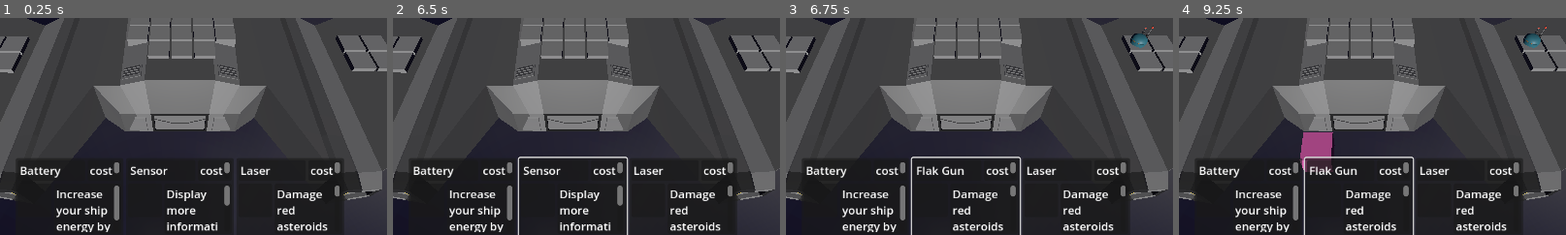
Above: before the commit, frames 1-4 (left to right).
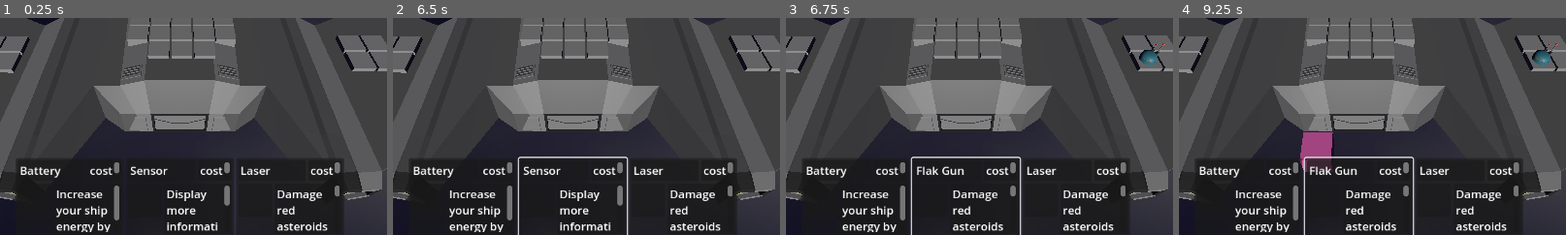
Above: after the commit, the same moments.

Repository: Xwilarg/LudumDare54
Game: Godot game, scene res://Scenes/Main.tscn
The game is run twice, just before and just after one commit, with the same random seed, the same clock (stepped at 60 frames per second) and the same inputs. Video files are missing from this copy of the repository; at most half a second of black plays in their place.
Inputs (mouse positions are % of the whole screen's width and height, from its top left):
- Up to frame 1 (0.25 s): no input
- Up to frame 2 (6.5 s): click (36, 85) at 0.52 s; click (36, 85) at 1.27 s; click (36, 85) at 2.02 s; tap Enter at 2.75, 4.25, 5.75 s; move the mouse to (45, 70) at 2.77 s; click (45, 70) at 2.92 s; tap Space at 3.5, 5 s; move the mouse to (80, 65) at 3.52 s; click (80, 65) at 3.67 s; move the mouse to (20, 35) at 4.27 s; click (20, 35) at 4.42 s; move the mouse to (55, 50) at 5.02 s; click (55, 50) at 5.17 s; move the mouse to (35, 25) at 5.77 s; click (35, 25) at 5.92 s
- Up to frame 3 (6.75 s): tap Space at 6.5 s; move the mouse to (72, 45) at 6.52 s; click (72, 45) at 6.67 s
- Up to frame 4 (9.25 s): move the mouse to (30, 55) at 7.27 s; click (30, 55) at 7.42 s; move the mouse to (60, 28) at 8.02 s; click (60, 28) at 8.17 s; move the mouse to (45, 70) at 8.77 s; click (45, 70) at 8.92 s
The pictures show only the part of the screen within x 27-77%, y 38-88%; the shares and areas given below are measured in that part.

Frames 1-2 are identical in both runs. In frame 3, 0.6% of the frame differs, in the area x 88-98%, y 3-22%; in frame 4, 0.6%.
Error in both runs: Invalid access to property or key 'current_weather' on a base object of type 'Nil'. (res://Scripts/GameManager.gd:40)

Commit message:
Fix grid registering issue

Diff:
--- a/Scripts/GameManager.gd
+++ b/Scripts/GameManager.gd
@@ -138,7 +138,7 @@
 							add_child(item)
 							grid.add_item_at_grid_position(item, _selected_card.shape, Vector2i(0, 0), grid_position)
 							var t = result.collider.global_position
-							item.global_position = Vector3(t.x, t.y + .5, t.z)
+							item.global_position = Vector3(item.global_position.x, t.y + .5, item.global_position.z)
 							# print("It's magic time")
 							update_button(current_button)
 							isDone = true
